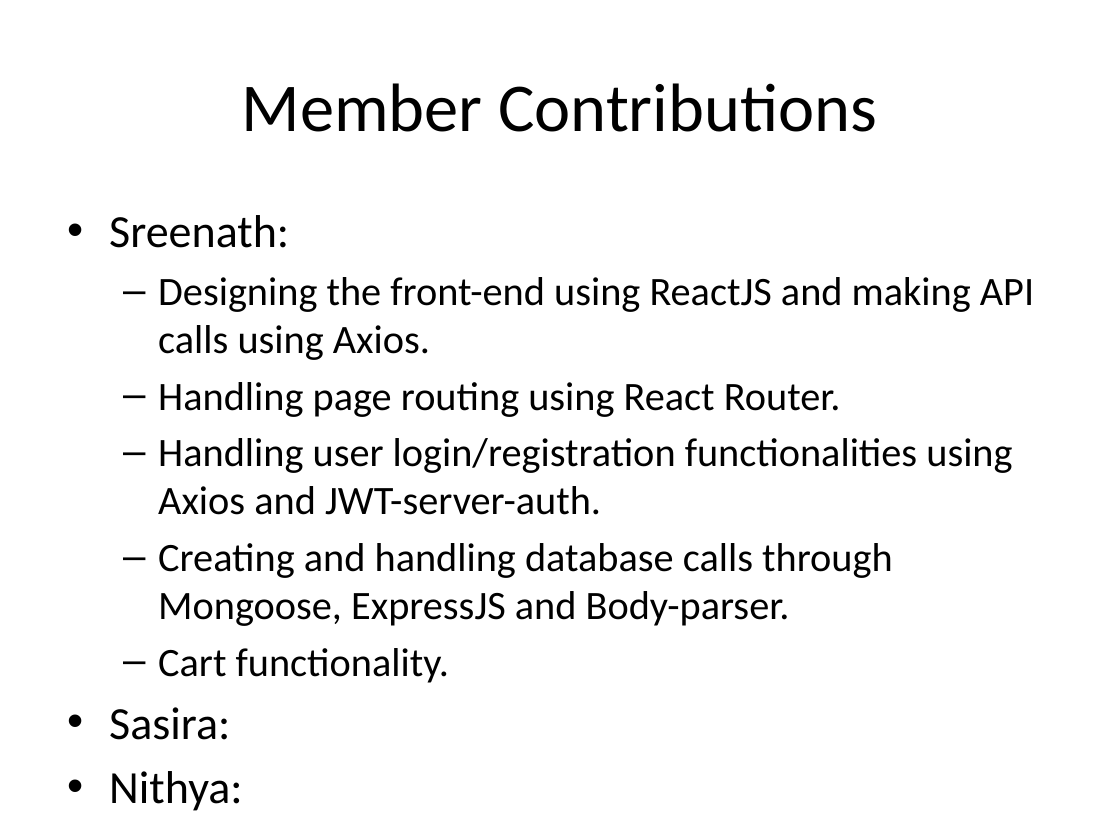
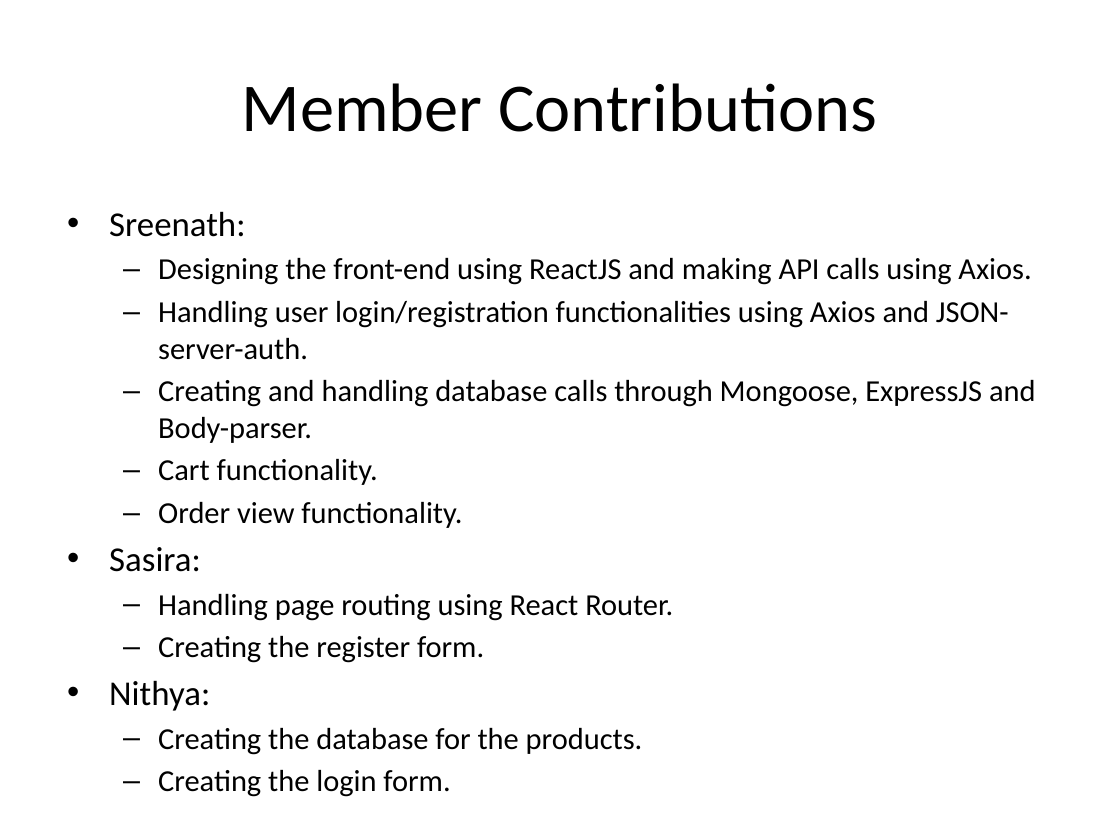
Before and after one commit to SreenathSaikumar/Web-Tech-Project, a slide deck: slide 4 of UE19CS204 – WT – Project Report Section G- Group 18.pptx. Drawn at 1120x840 pixels with LibreOffice and Linux fonts; fonts in the diff are those of the drawing. Boxes give left, top, right and bottom in pixels: in the first picture for what was removed or moved away, otherwise in the second. Text is boxed around its words. In the diff, an @@ line names an element or a change of style, - is before the commit and + after.

Commit message:
Latest ppt

```diff
--- a/UE19CS204 – WT – Project Report Section G- Group 18.pptx
+++ b/UE19CS204 – WT – Project Report Section G- Group 18.pptx
@@ text at <box>109,211,1036,711</box>: size 29.6 to 22.4 pt in "Sreenath:", "Sasira:", "Nithya:"; size 25.9 to 19.6 pt in "Designing the front-end using ReactJS and making ...", "Creating and handling database calls through Mongoose, ...", "Cart functionality."; less space between paragraphs @@
@@ text at <box>158,301,1009,360</box>: text changed; size 25.9 to 19.6 pt @@
-  – Handling page routing using React Router.
-  – Handling user login/registration functionalities using Axios and JWT-server-auth.
+  – Handling user login/registration functionalities using Axios and JSON-server-auth.
@@ text at <box>158,502,462,528</box>: paragraph added @@
+  – Order view functionality.
@@ text at <box>158,594,673,663</box>: paragraphs added @@
+  – Handling page routing using React Router.
+  – Creating the register form.
@@ text at <box>158,728,643,755</box>: paragraphs added @@
+  – Creating the database for the products.
+  – Creating the login form.
```
Also in this commit, not shown: 2 other slides changed, 4 slides added.
